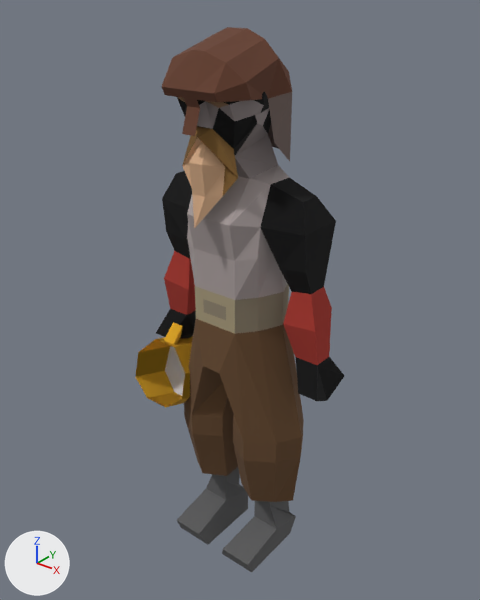
The glTF model public/assets/diversions-gltf/drunken_dwarf.glb as it was, and as the next commit left it.
Before and after are seen from a 50 mm lens placed at (105.7, -135.2, 166.7), pointed at (-1.0, -1.8, 84.0). Every picture has the same lights, and +X, +Y and +Z are marked at lower left. The first picture is the older version. Vertices at exactly the same position are counted once.
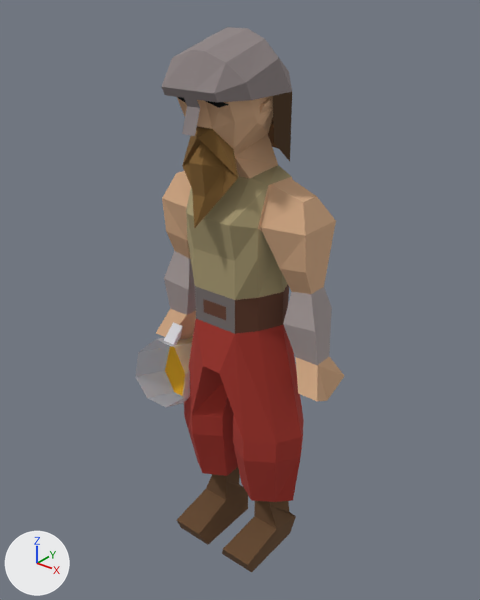
The change, as a list of edits to the scene's bpy script:
```text
Change me_mesh_0:
    used by ob_mesh_0; location = (0.0, 0.0, 0.0)
    remove me_mesh_0.from_pydata(...)  # 338 vertices, 648 faces; spans x -32.0..30.0, y -22.0..11.0, z 0.0..156.0
    add me_mesh_0.from_pydata(...)  # 358 vertices, 665 faces; spans x -32.0..30.0, y -22.0..11.0, z 0.0..156.0
    me_mesh_0 part 1
    71 faces are deleted
    20 vertices are added at x -12.0..12.0, y -21.0..7.0, z 111.0..145.0
    88 new faces join them, mat_material_0 (picture img_image_0)
    me_mesh_0 part 2: 572 kept faces spanning x -32.0..30.0, y -22.0..11.0, z 0.0..156.0 get new texture (UV) coordinates
```

Boxes (x1, y1, x2, y2) around the edits, measured in the pictures (480 x 600 px; the box of a moved part takes in the faces that stretch with it):
'Mesh_0', reshaped: before (135, 27, 344, 572); after (156, 27, 344, 572)
part 1 of me_mesh_0, moved or reshaped: (177, 58, 292, 261) in both
part 2 of me_mesh_0, surface changed: before (135, 27, 344, 572); after (156, 27, 344, 572)
